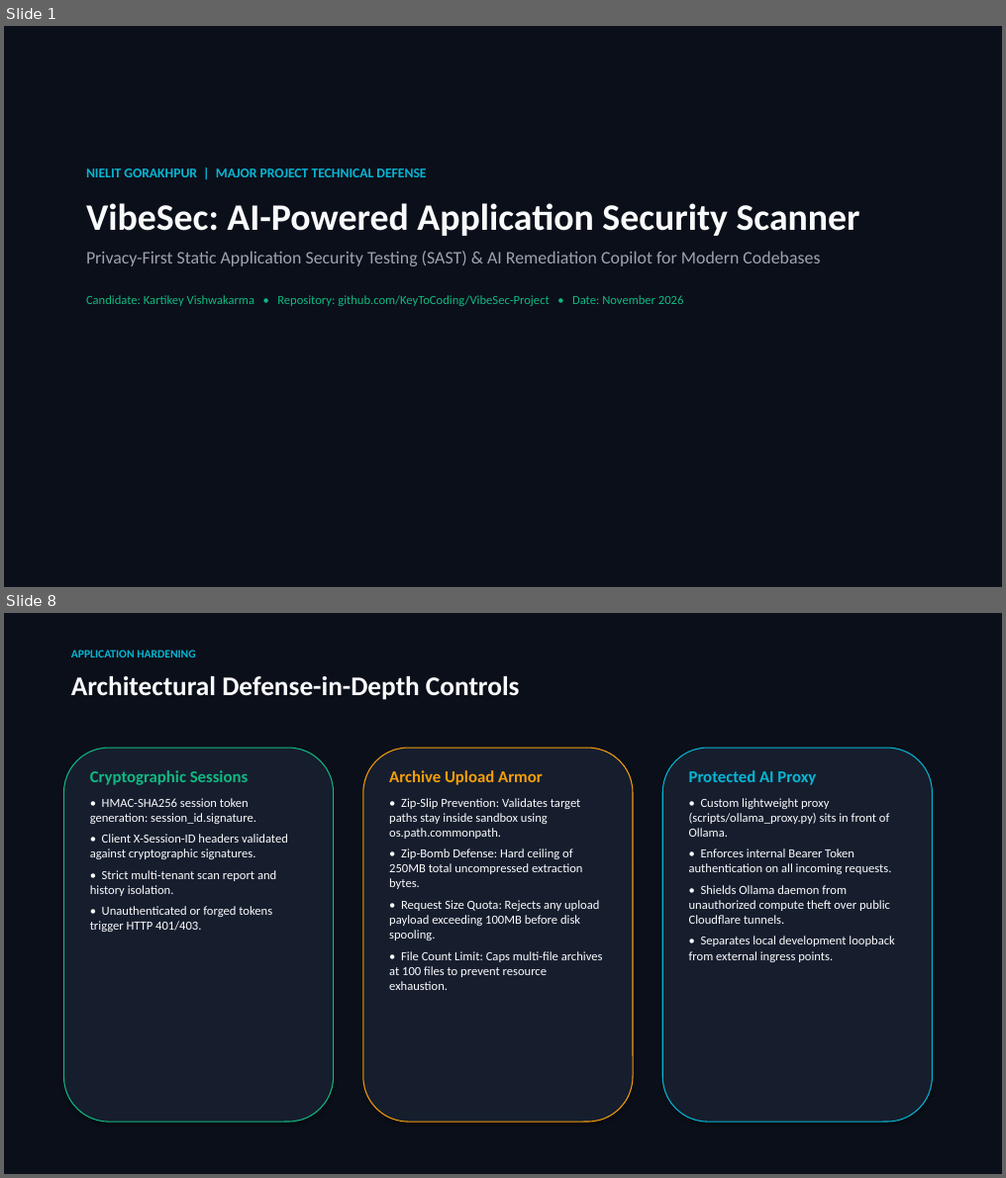
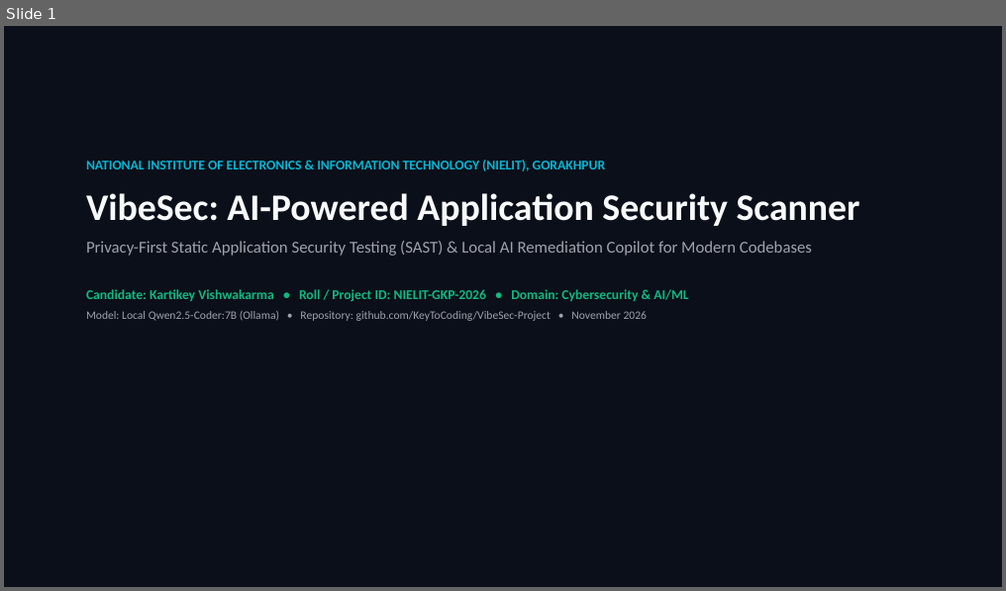
Before and after one commit to KeyToCoding/VibeSec-Project, a slide deck: docs/VibeSec_Final_Project_Presentation.pptx. Shown one above the other, each under a label of ours: slides 1 and 8 before the commit, slide 1 after it; the slides between them are not shown. The pictures are 1006x1178 and 1006x591 pixels, drawn with LibreOffice and Linux fonts; fonts in the diff are those of the drawing. Boxes give left, top, right and bottom in pixels: in the first picture for what was removed or moved away, otherwise in the second. Text is boxed around its words. In the diff, an @@ line names an element or a change of style, - is before the commit and + after.

```diff
--- a/docs/VibeSec_Final_Project_Presentation.pptx
+++ b/docs/VibeSec_Final_Project_Presentation.pptx
@@ slide 8 removed at [4,613,1002,1174], background #FFFFFF @@
@@ rectangle removed at [4,613,1002,1174] @@
@@ text removed at [71,650,195,658] @@
-APPLICATION HARDENING
@@ text removed at [71,676,520,700] @@
-Architectural Defense-in-Depth Controls
@@ rounded rectangle removed at [63,748,334,1122] @@
@@ rounded rectangle removed at [363,748,633,1122] @@
@@ rounded rectangle removed at [662,748,933,1122] @@
@@ text removed at [90,770,288,932] @@
-Cryptographic Sessions
-• HMAC-SHA256 session token generation: session_id.signature.
-• Client X-Session-ID headers validated against cryptographic signatures.
-• Strict multi-tenant scan report and history isolation.
-• Unauthenticated or forged tokens trigger HTTP 401/403.
@@ text removed at [389,770,603,990] @@
-Archive Upload Armor
-• Zip-Slip Prevention: Validates target paths stay inside sandbox using os.path.commonpath.
-• Zip-Bomb Defense: Hard ceiling of 250MB total uncompressed extraction bytes.
-• Request Size Quota: Rejects any upload payload exceeding 100MB before disk spooling.
-• File Count Limit: Caps multi-file archives at 100 files to prevent resource exhaustion.
@@ text removed at [689,770,894,962] @@
-Protected AI Proxy
-• Custom lightweight proxy (scripts/ollama_proxy.py) sits in front of Ollama.
-• Enforces internal Bearer Token authentication on all incoming requests.
-• Shields Ollama daemon from unauthorized compute theft over public Cloudflare tunnels.
-• Separates local development loopback from external ingress points.
@@ slide 1 changed as well @@
@@ text "NATIONAL INSTITUTE OF ELECTRONICS & ...": place and size @@
-text "NATIONAL INSTITUTE OF ELECTRONICS & ..." at [86,169,860,306]
+text "NATIONAL INSTITUTE OF ELECTRONICS & ..." at [86,160,860,321]
@@ text at [86,160,606,172]: text changed @@
-NIELIT GORAKHPUR | MAJOR PROJECT TECHNICAL DEFENSE
+NATIONAL INSTITUTE OF ELECTRONICS & INFORMATION TECHNOLOGY (NIELIT), GORAKHPUR
@@ text at [86,241,812,321]: text changed; size 12 to 11 pt; text colour #10B981 to #9CA3AF @@
-Privacy-First Static Application Security Testing (SAST) & AI Remediation Copilot for Modern Codebases
-Candidate: Kartikey Vishwakarma • Repository: github.com/KeyToCoding/VibeSec-Project • Date: November 2026
+Privacy-First Static Application Security Testing (SAST) & Local AI Remediation Copilot for Modern Codebases
+Candidate: Kartikey Vishwakarma • Roll / Project ID: NIELIT-GKP-2026 • Domain: Cybersecurity & AI/ML
+Model: Local Qwen2.5-Coder:7B (Ollama) • Repository: github.com/KeyToCoding/VibeSec-Project • November 2026
```
Also in this commit, not shown: 3 other slides changed, 14 slides added, 10 other slides removed, 34 other files.
